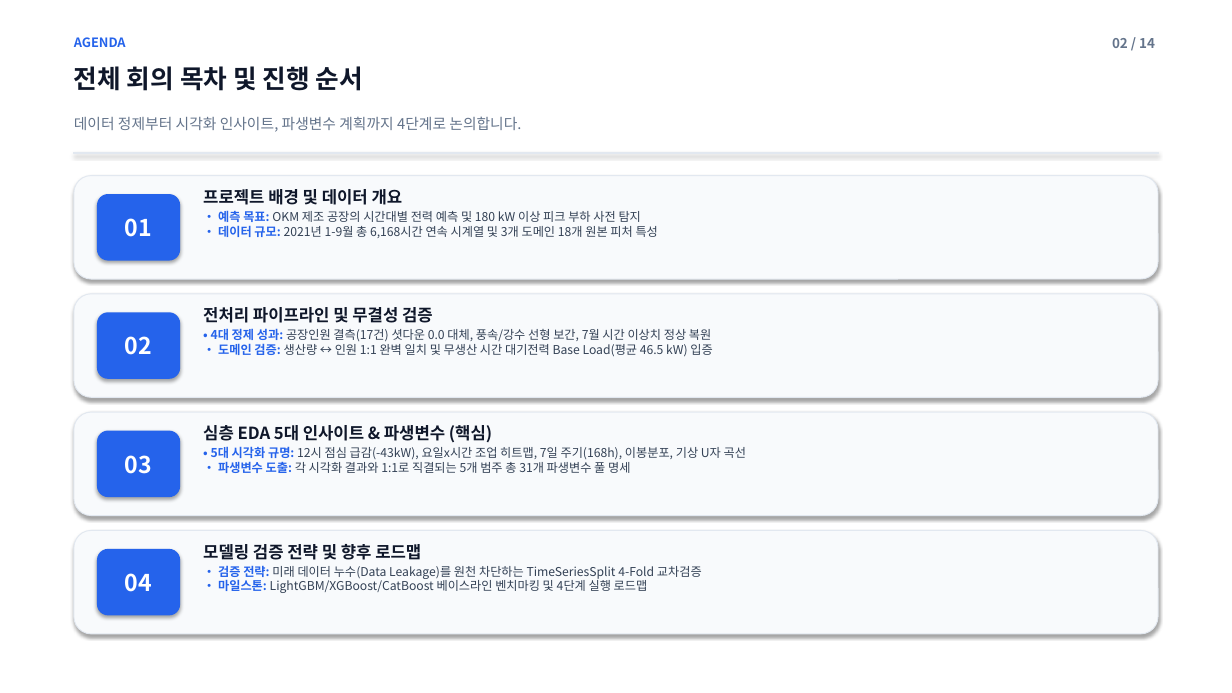
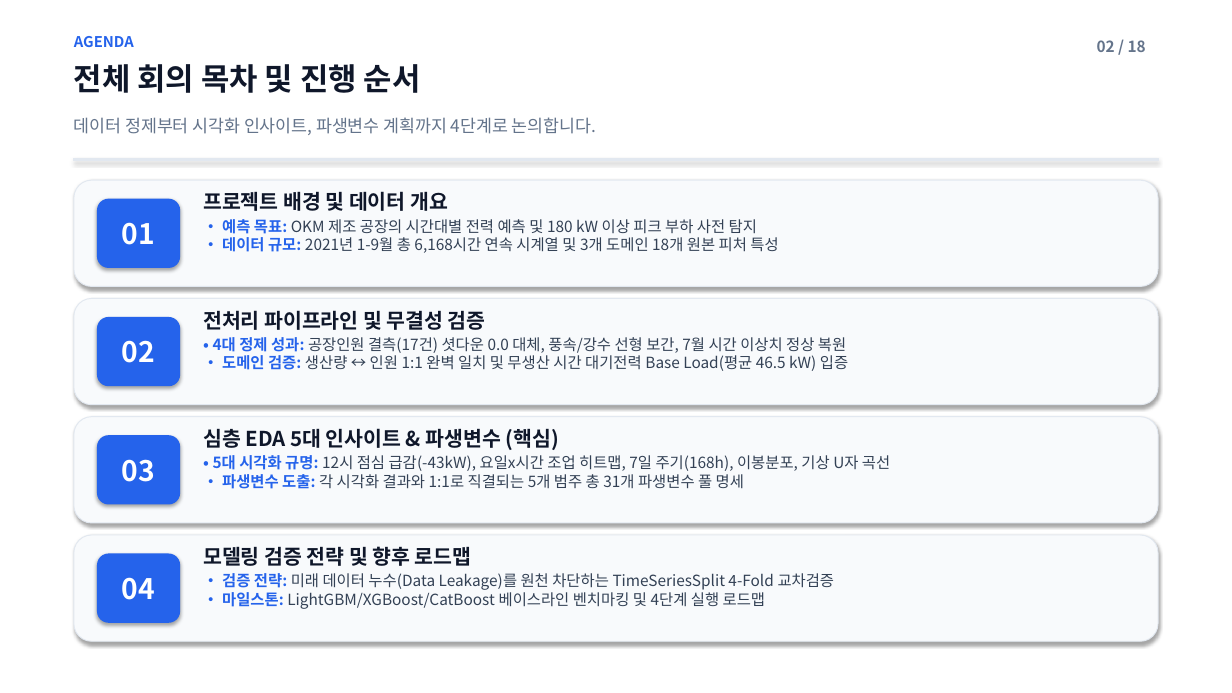
Before and after one commit to jgi0117/KAMP-Competition, a slide deck: slide 2 of reports/EDA_전처리_및_피처엔지니어링_보고.pptx. Drawn at 1232x693 pixels with LibreOffice and Linux fonts; fonts in the diff are those of the drawing. Boxes give left, top, right and bottom in pixels: in the first picture for what was removed or moved away, otherwise in the second. Text is boxed around its words. In the diff, an @@ line names an element or a change of style, - is before the commit and + after.

Commit message:
style(docs): scale up font sizes for high presentation readability and add section divider slides

```diff
--- a/reports/EDA_전처리_및_피처엔지니어링_보고.pptx
+++ b/reports/EDA_전처리_및_피처엔지니어링_보고.pptx
@@ text "AGENDA" at [74, 36, 134, 47]: size 10 to 11.5 pt @@
@@ text at [1097, 40, 1146, 52]: text changed; size 10.5 to 12 pt @@
-02 / 14
+02 / 18
@@ text "전체 회의 목차 및 진행 ..." at [74, 64, 421, 93]: size 20 to 24 pt @@
@@ text "데이터 정제부터 시각화 인사이트, 파생변수 ..." at [74, 117, 596, 135]: size 11.5 to 13.5 pt @@
@@ 6 rounded rectangles, 1 rectangle: place and size @@
-6 rounded rectangles, 1 rectangle at [74, 152, 1158, 634]
+6 rounded rectangles, 1 rectangle at [74, 159, 1158, 641]
@@ rounded rectangle: place and size @@
-rounded rectangle at [74, 176, 1158, 279]
+rounded rectangle at [74, 180, 1158, 287]
@@ text "프로젝트 배경 및 데이터 개요" at [203, 191, 778, 253]: size 13 to 16 pt in "프로젝트 배경 및 데이터 개요"; size 9.5 to 12 pt in "• 예측 목표: OKM 제조 공장의 시간대별 ...", "• 데이터 규모: 2021년 1-9월 총 6,168시간 ..." @@
@@ text "전처리 파이프라인 및 무결성 검증" at [203, 310, 848, 371]: size 13 to 16 pt in "전처리 파이프라인 및 무결성 검증"; size 9.5 to 12 pt in "• 4대 정제 성과: 공장인원 결측(17건) 셧다운 ...", "• 도메인 검증: 생산량 ↔ 인원 1:1 ..." @@
@@ size 18 to 22 pt in 4 elements at [97, 199, 180, 268], [97, 554, 180, 623], [97, 317, 180, 386], [97, 435, 180, 505] @@
@@ rounded rectangle "03": place and size @@
-rounded rectangle "03" at [97, 431, 180, 497]
+rounded rectangle "03" at [97, 435, 180, 505]
@@ text "심층 EDA 5대 인사이트 & ..." at [203, 428, 890, 489]: size 13 to 16 pt in "심층 EDA 5대 인사이트 & 파생변수 (핵심)"; size 9.5 to 12 pt in "• 5대 시각화 규명: 12시 점심 급감(-43kW), ...", "• 파생변수 도출: 각 시각화 결과와 1:1로 ..." @@
@@ text "모델링 검증 전략 및 향후 ..." at [203, 546, 835, 609]: size 13 to 16 pt in "모델링 검증 전략 및 향후 로드맵"; size 9.5 to 12 pt in "• 검증 전략: 미래 데이터 누수(Data Leakage)를 ...", "• 마일스톤: LightGBM/XGBoost/CatBoost 베이스라인 벤치마킹 및 4단계 ..." @@
```
Also in this commit, not shown: 13 other slides changed, 4 slides added, 2 other files.
